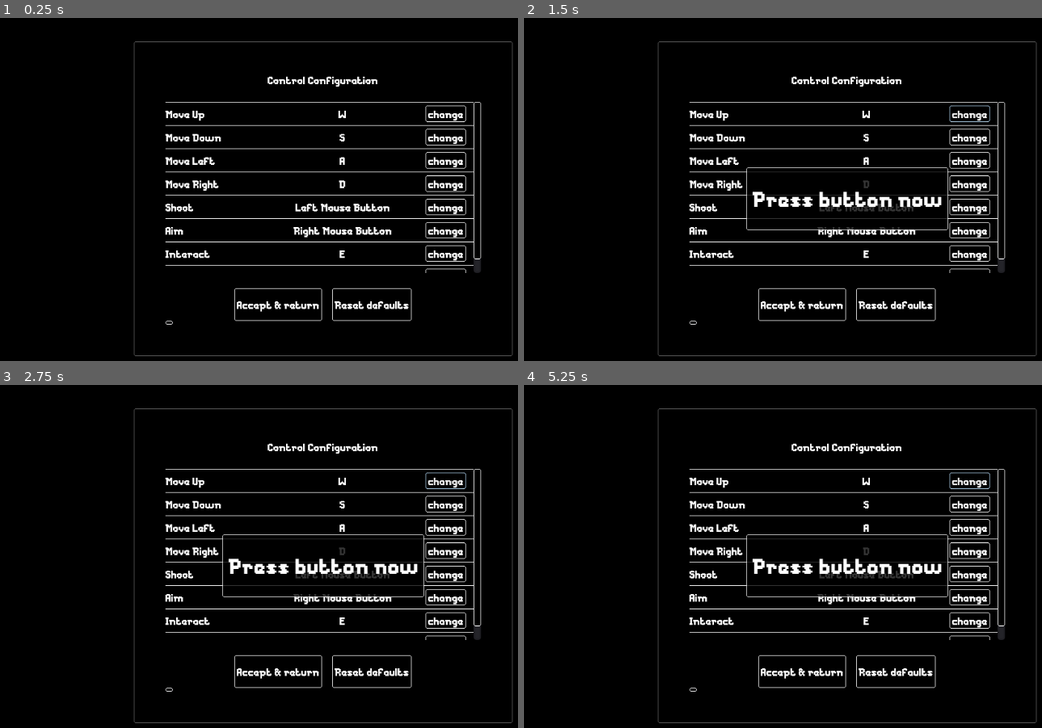
Above: before the commit, frames 1-4 (two rows, left to right).
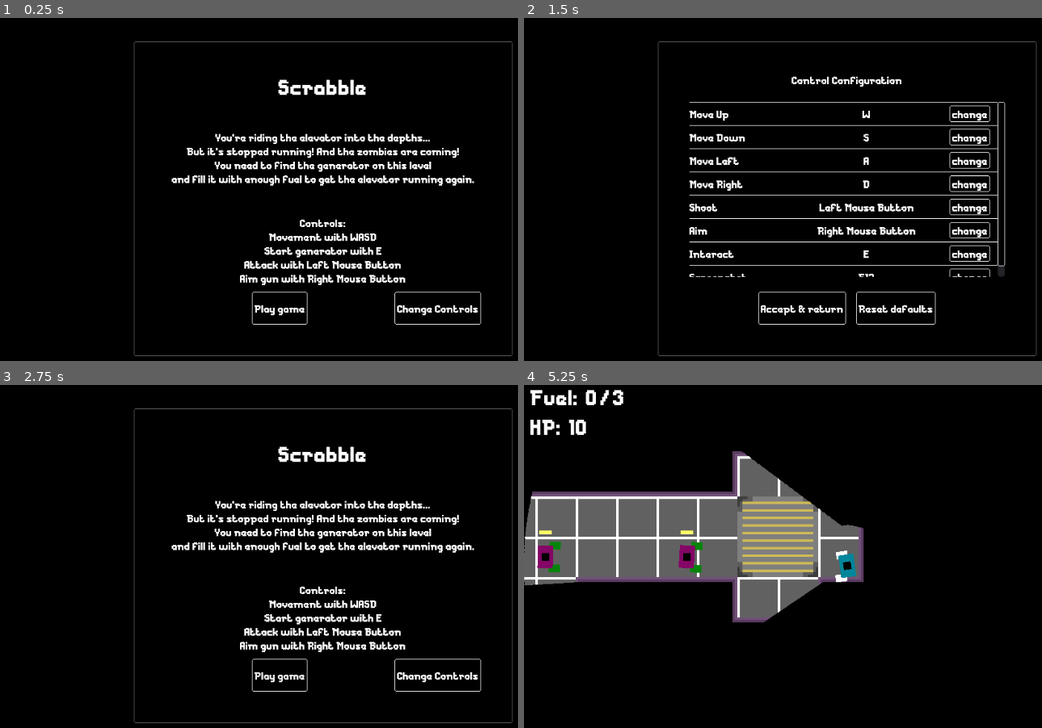
Above: after the commit, the same moments.

Repository: k4gi/scrabble
Game: Godot game, scene res://levels/Master.tscn
The game is run twice, just before and just after one commit, with the same random seed, the same clock (stepped at 60 frames per second) and the same inputs.
Inputs (mouse positions are in pixels of both pictures, inside the frame that each line leads up to):
- Up to frame 1 (0.25 s): no input
- Up to frame 2 (1.5 s): click (969, 114) at 0.5 s, where only the run before the commit has a clickable "change"; click (964, 309) at 1.25 s, where only the run after the commit has a clickable "Change Controls"
- Up to frame 3 (2.75 s): click "Accept & return" at 2 s
- Up to frame 4 (5.25 s): click (803, 676) at 2.75 s, where only the run after the commit has a clickable "Play game"; click (896, 673) at 3.5 s, where only the run before the commit has a clickable "Reset defaults"; tap Enter at 4.25 s; move the mouse to (990, 546) at 4.27 s; hold D (move_right) 4.28-5.03 s; hold Right mouse button (aim) 4.28-5.03 s; tap E (interact) at 4.55, 5.1 s; tap Space at 5 s; move the mouse to (715, 583) at 5.02 s; hold S (move_down) from 5.03 s (still down)

The runs differ from the first frame. In frame 1, 11% of the frame differs, in the area x 31-93%, y 16-90%; in frame 2, 3.0%; in frame 3, 11%; in frame 4, 25%, in the area x 0-100%, y 1-99%.

Commit message:
control rebinding menu seeeeems to be working... but it's not having any effect on the ingame controls

Diff:
--- a/levels/Blocks.gd
+++ b/levels/Blocks.gd
@@ -84,7 +84,7 @@
 	#get the autotiling working nice
 	level_tilemap.update_bitmask_region(level_tilemap.get_used_rect().position, level_tilemap.get_used_rect().end)
 	#new item spawning down here
-	spawn_desired_fuel_cans(level_tilemap)
+	#spawn_desired_fuel_cans(level_tilemap) #it doesn't work!
 	#should probably get out of the way of the real level
 	queue_free()
 
@@ -113,12 +113,12 @@
 				pass
 			"room":
 				pass
-#				if !special and tile_id == FLOOR_ID and \
-#					tile.x != 0 and tile.x != BLOCK_SIZE[0]-1 and \
-#					tile.y != 0 and tile.y != BLOCK_SIZE[1]-1 and \
-#					randi()%FUEL_CAN_CHANCE == 0:
-#						emit_signal("spawn_fuel_can", level_tilemap.map_to_world(Vector2(tile_x, tile_y))*level_tilemap.get_scale())
-#						special = true
+				if !special and tile_id == FLOOR_ID and \
+					tile.x != 0 and tile.x != BLOCK_SIZE[0]-1 and \
+					tile.y != 0 and tile.y != BLOCK_SIZE[1]-1 and \
+					randi()%FUEL_CAN_CHANCE == 0:
+						emit_signal("spawn_fuel_can", level_tilemap.map_to_world(Vector2(tile_x, tile_y))*level_tilemap.get_scale())
+						special = true
 
 
 func spawn_desired_fuel_cans(level_tilemap):
--- a/levels/Master.gd
+++ b/levels/Master.gd
@@ -13,7 +13,11 @@
 
 onready var Level = preload("res://levels/GeneratedLevel.tscn")
 
-onready var MainMenu = $CanvasLayer/NinePatchRect
+
+onready var MainMenu = $CanvasLayer/MainMenu
+onready var ControlsMenu = $CanvasLayer/ControlsMenu
+
+
 var CurrentLevel
 
 
@@ -28,6 +32,7 @@
 
 func _on_PlayButton_pressed():
 	MainMenu.queue_free()
+	ControlsMenu.queue_free()
 	load_level()
 
 
@@ -54,6 +59,17 @@
 
 func _on_zombie_killed():
 	zombies_killed += 1
+
+
+func _on_ControlsButton_pressed():
+	MainMenu.set_visible(false)
+	ControlsMenu.set_visible(true)
+
+
+func _on_ControlsMenu_close_menu():
+	ControlsMenu.set_visible(false)
+	MainMenu.set_visible(true)
+
 
 # here I am thinking again.
 # haven't touched this project in 7 months but I want to use it to build my 7 Day Roguelike
--- a/levels/Master.tscn
+++ b/levels/Master.tscn
@@ -18,7 +18,6 @@
 [node name="CanvasLayer" type="CanvasLayer" parent="."]
 
 [node name="MainMenu" type="NinePatchRect" parent="CanvasLayer"]
-visible = false
 self_modulate = Color( 1, 1, 1, 0.392157 )
 anchor_left = 0.5
 anchor_top = 0.5
@@ -141,17 +140,38 @@
 text = "Aim gun with Right Mouse Button"
 align = 1
 
-[node name="PlayButton" type="Button" parent="CanvasLayer/MainMenu/Margin/VBox"]
+[node name="HBox" type="HBoxContainer" parent="CanvasLayer/MainMenu/Margin/VBox"]
+margin_top = 337.0
+margin_right = 500.0
+margin_bottom = 400.0
+size_flags_horizontal = 3
+size_flags_vertical = 3
+
+[node name="PlayButton" type="Button" parent="CanvasLayer/MainMenu/Margin/VBox/HBox"]
 pause_mode = 2
-margin_left = 206.0
-margin_top = 348.0
-margin_right = 294.0
-margin_bottom = 400.0
+margin_left = 137.0
+margin_top = 11.0
+margin_right = 225.0
+margin_bottom = 63.0
 rect_min_size = Vector2( 0, 52 )
-size_flags_horizontal = 4
+size_flags_horizontal = 6
 size_flags_vertical = 10
 text = "Play game"
 
+[node name="ControlsButton" type="Button" parent="CanvasLayer/MainMenu/Margin/VBox/HBox"]
+pause_mode = 2
+margin_left = 363.0
+margin_top = 11.0
+margin_right = 500.0
+margin_bottom = 63.0
+rect_min_size = Vector2( 0, 52 )
+size_flags_horizontal = 8
+size_flags_vertical = 10
+text = "Change Controls"
+
 [node name="ControlsMenu" parent="CanvasLayer" instance=ExtResource( 6 )]
+visible = false
 
-[connection signal="pressed" from="CanvasLayer/MainMenu/Margin/VBox/PlayButton" to="." method="_on_PlayButton_pressed"]
+[connection signal="pressed" from="CanvasLayer/MainMenu/Margin/VBox/HBox/PlayButton" to="." method="_on_PlayButton_pressed"]
+[connection signal="pressed" from="CanvasLayer/MainMenu/Margin/VBox/HBox/ControlsButton" to="." method="_on_ControlsButton_pressed"]
+[connection signal="close_menu" from="CanvasLayer/ControlsMenu" to="." method="_on_ControlsMenu_close_menu"]
--- a/menu/ControlSetting.gd
+++ b/menu/ControlSetting.gd
@@ -1,11 +1,12 @@
 extends VBoxContainer
 
 
-signal change_control(name, action)
+signal change_control(node)
 
 
 onready var Name = $ControlSetting/ControlName
 onready var Action = $ControlSetting/ControlSet
+onready var ChangeButton = $ControlSetting/ChangeButton
 
 
 var action_label = ""
@@ -22,5 +23,9 @@
 	Action.set_text(action_name)
 
 
+func set_button_disabled(boolean):
+	ChangeButton.set_disabled(boolean)
+
+
 func _on_ChangeButton_pressed():
-	emit_signal("change_control", Name.get_text(), action_name)
+	emit_signal("change_control", self)
--- a/menu/ControlSetting.tscn
+++ b/menu/ControlSetting.tscn
@@ -53,6 +53,7 @@
 margin_right = 484.0
 margin_bottom = 31.0
 rect_min_size = Vector2( 0, 26 )
+focus_mode = 0
 size_flags_horizontal = 8
 size_flags_vertical = 6
 text = "change"
--- a/menu/ControlsMenu.gd
+++ b/menu/ControlsMenu.gd
@@ -1,4 +1,7 @@
 extends NinePatchRect
+
+
+signal close_menu()
 
 
 const CONTROL_SETTING = preload("res://menu/ControlSetting.tscn")
@@ -6,6 +9,7 @@
 
 onready var ControlBox = $Margin/VBox/ScrollContainer/VBox
 onready var ControlPopup = $StopMouse
+onready var ResetPopup = $StopMouse2
 
 
 var control_list = {
@@ -19,27 +23,69 @@
 	"Screenshot": "print_screen"
 }
 
+var default_controls = {
+	"move_up": null,
+	"move_down": null,
+	"move_left": null,
+	"move_right": null,
+	"shoot": null,
+	"aim": null,
+	"interact": null,
+	"print_screen": null
+}
+
+
+var control_settings = []
+
+var active_setting = null
+
 
 func _ready():
-	#populate control list
+	#populate control list and default controls
 	for each_name in control_list.keys():
 		var new_setting = CONTROL_SETTING.instance()
 
 		var action = InputMap.get_action_list(control_list[each_name])[0]
-		var action_string = ""
-		if action.has_method("get_scancode"): #Key (not physical key?)
-			action_string = OS.get_scancode_string(action.get_scancode())
-		elif action.has_method("get_button_index"): #mouse button
-			action_string = get_mouse_string( action.get_button_index() )
+
+		default_controls[control_list[each_name]] = action
+
+		var action_string = get_event_string(action)
 
 		new_setting.set_control(each_name, action_string)
 
 		new_setting.connect("change_control", self, "_on_change_control")
+		control_settings.append(new_setting)
 		ControlBox.add_child(new_setting)
 
 
-func _on_change_control(name, action):
+func _input(event):
+	if active_setting != null:
+		if event.has_method("get_relative"): #one of the properties InputEventMouseMotion has
+			pass
+		else:
+			remap_control(event)
+
+
+func _on_change_control(node):
+	active_setting = node
 	ControlPopup.set_visible(true)
+
+
+func remap_control(event):
+	InputMap.action_erase_events( active_setting.action_name )
+	InputMap.action_add_event( active_setting.action_name, event )
+	active_setting.Action.set_text( get_event_string(event) )
+	active_setting = null
+	ControlPopup.set_visible(false)
+
+
+func get_event_string(event) -> String:
+	var output = ""
+	if event.has_method("get_scancode"): #Key (not physical key?)
+		output = OS.get_scancode_string(event.get_scancode())
+	elif event.has_method("get_button_index"): #mouse button
+		output = get_mouse_string( event.get_button_index() )
+	return output
 
 
 func get_mouse_string(mouse_button_index) -> String:
@@ -64,3 +110,27 @@
 			return "Extra Mouse Button 2"
 		_:
 			return "mouse_string_error"
+
+
+
+func _on_ResetButton_pressed():
+	ResetPopup.set_visible(true)
+
+
+func _on_ResetNoButton_pressed():
+	ResetPopup.set_visible(false)
+
+
+func _on_ResetYesButton_pressed():
+	var i = 0
+	for each_name in control_list.keys():
+		InputMap.action_erase_events( control_list[each_name] )
+		InputMap.action_add_event( control_list[each_name], default_controls[control_list[each_name]] )
+		control_settings[i].Action.set_text( get_event_string(default_controls[control_list[each_name]]) )
+		i += 1
+
+	ResetPopup.set_visible(false)
+
+
+func _on_BackButton_pressed():
+	emit_signal("close_menu")
--- a/menu/ControlsMenu.tscn
+++ b/menu/ControlsMenu.tscn
@@ -85,28 +85,28 @@
 [node name="ScrollContainer" type="ScrollContainer" parent="Margin/VBox"]
 margin_top = 46.0
 margin_right = 500.0
-margin_bottom = 318.0
+margin_bottom = 324.0
 size_flags_horizontal = 3
 size_flags_vertical = 3
 scroll_horizontal_enabled = false
 
 [node name="VBox" type="VBoxContainer" parent="Margin/VBox/ScrollContainer"]
 margin_right = 500.0
-margin_bottom = 272.0
+margin_bottom = 278.0
 size_flags_horizontal = 3
 size_flags_vertical = 3
 
 [node name="Spacer2" type="Control" parent="Margin/VBox"]
-margin_top = 318.0
-margin_right = 500.0
-margin_bottom = 342.0
+margin_top = 324.0
+margin_right = 500.0
+margin_bottom = 348.0
 rect_min_size = Vector2( 0, 24 )
 
 [node name="HBox" type="HBoxContainer" parent="Margin/VBox"]
 margin_left = 109.0
-margin_top = 342.0
+margin_top = 348.0
 margin_right = 390.0
-margin_bottom = 394.0
+margin_bottom = 400.0
 size_flags_horizontal = 4
 size_flags_vertical = 8
 
@@ -134,11 +134,6 @@
 size_flags_horizontal = 6
 size_flags_vertical = 10
 text = "Reset defaults"
-
-[node name="VScrollBar" type="VScrollBar" parent="Margin/VBox"]
-margin_top = 394.0
-margin_right = 12.0
-margin_bottom = 400.0
 
 [node name="StopMouse" type="Control" parent="."]
 visible = false
@@ -195,3 +190,113 @@
 custom_fonts/font = ExtResource( 1 )
 text = "Press button now"
 align = 1
+
+[node name="StopMouse2" type="Control" parent="."]
+visible = false
+anchor_right = 1.0
+anchor_bottom = 1.0
+__meta__ = {
+"_edit_use_anchors_": false
+}
+
+[node name="ResetPopup" type="NinePatchRect" parent="StopMouse2"]
+self_modulate = Color( 1, 1, 1, 0.784314 )
+anchor_left = 0.5
+anchor_top = 0.5
+anchor_right = 0.5
+anchor_bottom = 0.5
+margin_left = -160.0
+margin_top = -70.0
+margin_right = 160.0
+margin_bottom = 70.0
+theme = ExtResource( 3 )
+texture = ExtResource( 2 )
+patch_margin_left = 2
+patch_margin_top = 2
+patch_margin_right = 2
+patch_margin_bottom = 2
+__meta__ = {
+"_edit_use_anchors_": false
+}
+
+[node name="Margin" type="MarginContainer" parent="StopMouse2/ResetPopup"]
+anchor_right = 1.0
+anchor_bottom = 1.0
+margin_left = 10.0
+margin_top = 10.0
+margin_right = -10.0
+margin_bottom = -10.0
+__meta__ = {
+"_edit_use_anchors_": false
+}
+
+[node name="VBox" type="VBoxContainer" parent="StopMouse2/ResetPopup/Margin"]
+margin_right = 300.0
+margin_bottom = 120.0
+__meta__ = {
+"_edit_use_anchors_": false
+}
+
+[node name="Label" type="Label" parent="StopMouse2/ResetPopup/Margin/VBox"]
+margin_left = 3.0
+margin_right = 296.0
+margin_bottom = 43.0
+size_flags_horizontal = 6
+size_flags_vertical = 6
+custom_fonts/font = ExtResource( 1 )
+text = "Reset all controls"
+align = 1
+
+[node name="Label2" type="Label" parent="StopMouse2/ResetPopup/Margin/VBox"]
+margin_left = 96.0
+margin_top = 45.0
+margin_right = 203.0
+margin_bottom = 67.0
+size_flags_horizontal = 6
+size_flags_vertical = 6
+text = "Are you sure?"
+align = 1
+
+[node name="Spacer" type="Control" parent="StopMouse2/ResetPopup/Margin/VBox"]
+margin_top = 70.0
+margin_right = 300.0
+margin_bottom = 94.0
+rect_min_size = Vector2( 0, 24 )
+
+[node name="HBox" type="HBoxContainer" parent="StopMouse2/ResetPopup/Margin/VBox"]
+margin_left = 110.0
+margin_top = 94.0
+margin_right = 189.0
+margin_bottom = 120.0
+size_flags_horizontal = 4
+size_flags_vertical = 0
+
+[node name="ResetYesButton" type="Button" parent="StopMouse2/ResetPopup/Margin/VBox/HBox"]
+pause_mode = 2
+margin_right = 35.0
+margin_bottom = 26.0
+rect_min_size = Vector2( 0, 26 )
+size_flags_horizontal = 4
+size_flags_vertical = 10
+text = "Yes"
+
+[node name="HSpacer" type="Control" parent="StopMouse2/ResetPopup/Margin/VBox/HBox"]
+margin_left = 35.0
+margin_right = 51.0
+margin_bottom = 26.0
+rect_min_size = Vector2( 16, 0 )
+
+[node name="ResetNoButton" type="Button" parent="StopMouse2/ResetPopup/Margin/VBox/HBox"]
+pause_mode = 2
+margin_left = 51.0
+margin_right = 79.0
+margin_bottom = 26.0
+rect_min_size = Vector2( 0, 26 )
+size_flags_horizontal = 4
+size_flags_vertical = 10
+text = "No"
+
+[connection signal="pressed" from="Margin/VBox/HBox/BackButton" to="." method="_on_BackButton_pressed"]
+[connection signal="pressed" from="Margin/VBox/HBox/ResetButton" to="." method="_on_ResetButton_pressed"]
+[connection signal="pressed" from="StopMouse2/ResetPopup/Margin/VBox/HBox/ResetYesButton" to="." method="_on_ResetYesButton_pressed"]
+[connection signal="pressed" from="StopMouse2/ResetPopup/Margin/VBox/HBox/ResetNoButton" to="." method="_on_ResetNoButton_pressed"]
--- a/player/TopDownBullet.gd
+++ b/player/TopDownBullet.gd
@@ -18,7 +18,7 @@
 	queue_free()
 
 func _on_body_entered(bonk):
-	print(self.get_name(), " collide: ", bonk.get_name())
+	#print(self.get_name(), " collide: ", bonk.get_name())
 	if bonk.has_method("bullet_hit") and active:
 		bonk.bullet_hit(damage)
 		active = false
